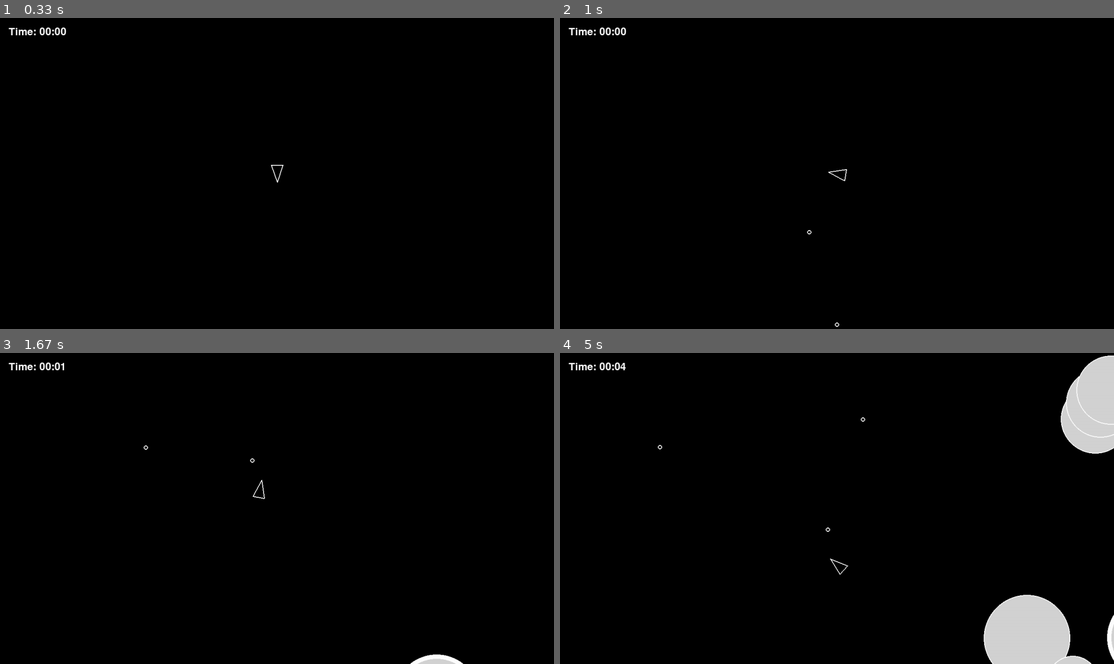
Above: before the commit, frames 1-4 (two rows, left to right).
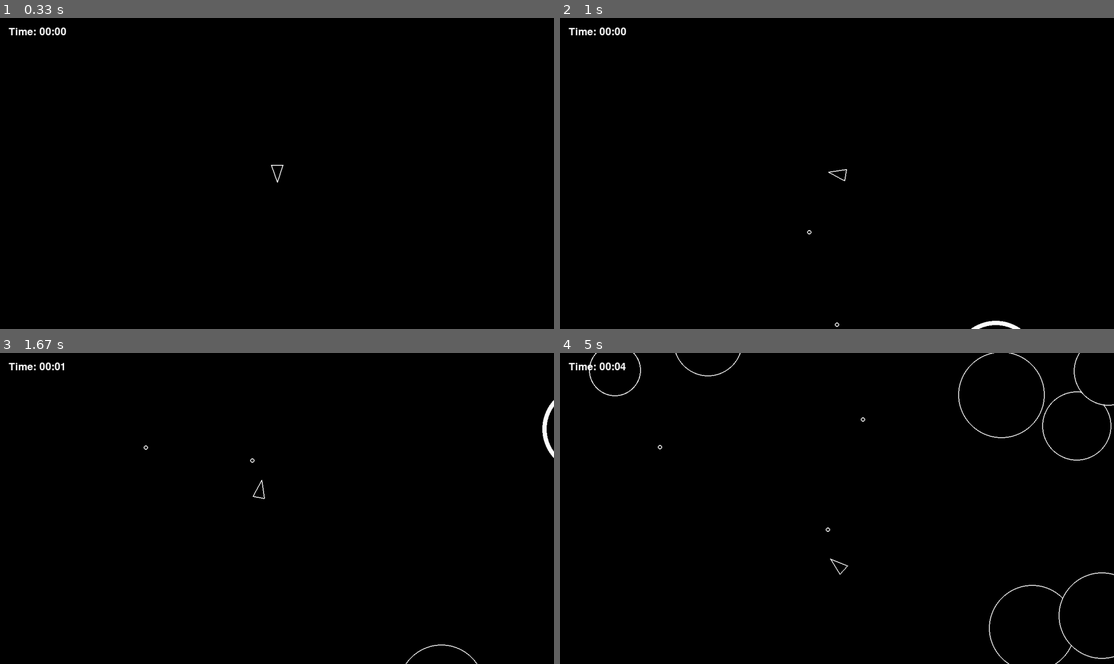
Above: after the commit, the same moments.

Repository: TobiasPartzsch/asteroids-game
Game: pygame game, started from main.py
Same seed, same stepped clock (60 frames per second), same inputs: the game is played once before the commit and once after it.
Inputs:
- Up to frame 1 (0.33 s): no input
- Up to frame 2 (1 s): tap Space at 0.33, 0.73 s; hold D from 0.67 s (still down)
- Up to frame 3 (1.67 s): tap Space at 1.03, 1.23, 1.57 s; release D at 1.13 s; hold W 1.17-1.47 s; hold D from 1.5 s (still down)
- Up to frame 4 (5 s): tap Space at 1.87, 2.07, 2.37, 2.63, 2.97, 3.27, 3.4, 3.8, 4.1, 4.47, 4.87 s; release D at 1.97 s; hold A 2-2.53 s; hold S 2.57-2.87 s; hold A 2.9-3.3 s; hold W 3.33-3.7 s; hold D 3.73-4.37 s; hold S 4.4-4.77 s; hold A from 4.8 s (still down)

Frame 1 is identical in both runs. In frame 2, 0.1% of the frame differs, in the area x 74-84%, y 97-100%; in frame 3, 0.4%; in frame 4, 6.2%, in the area x 5-100%, y 0-100%.

Commit message:
current settings

Diff:
--- a/settings/asteroids.py
+++ b/settings/asteroids.py
@@ -87,7 +87,7 @@
 # Spawning
 SPAWN_RATE_GROWTH = GrowthSetting(
     function_type=GrowthFunction.POLYNOMIAL,
-    coefficients=(0.1, 0.8)
+    coefficients=(0.1, 2.0)
 )  # spawns per second
 STARTING_SPEED_SPREAD = (40, 100)  # pixels per second
 SPEED_GROWTH = GrowthSetting(
@@ -99,7 +99,7 @@
 
 # Splitting
 SPLIT_SPEEDUP = 1
-SPLIT_DIRECTIONS = (-0.5, 0, 0.5) # (-1, -0.5, 0, 0.5, 1,)
+SPLIT_DIRECTIONS = (-1, 1) # (-0.5, 0, 0.5) # (-1, -0.5, 0, 0.5, 1,)
 SPLIT_ANGLE = (10, 45)
 
 # Collision
@@ -110,6 +110,6 @@
 BORDER_WIDTH_NORMAL = 2
 BORDER_WIDTH_INVULNERABLE_MULTIPLIER = 4
 BORDER_COLOR = 'white'
-FILL_COLOR = 'lightgray'
+FILL_COLOR = 'black'
 INVULNERABILITY_BLINKING_PER_SECOND = 2.0
 INVULNERABILITY_BLINK_PATTERN = (1, 0)  # ratio between on (first) and off (second)
